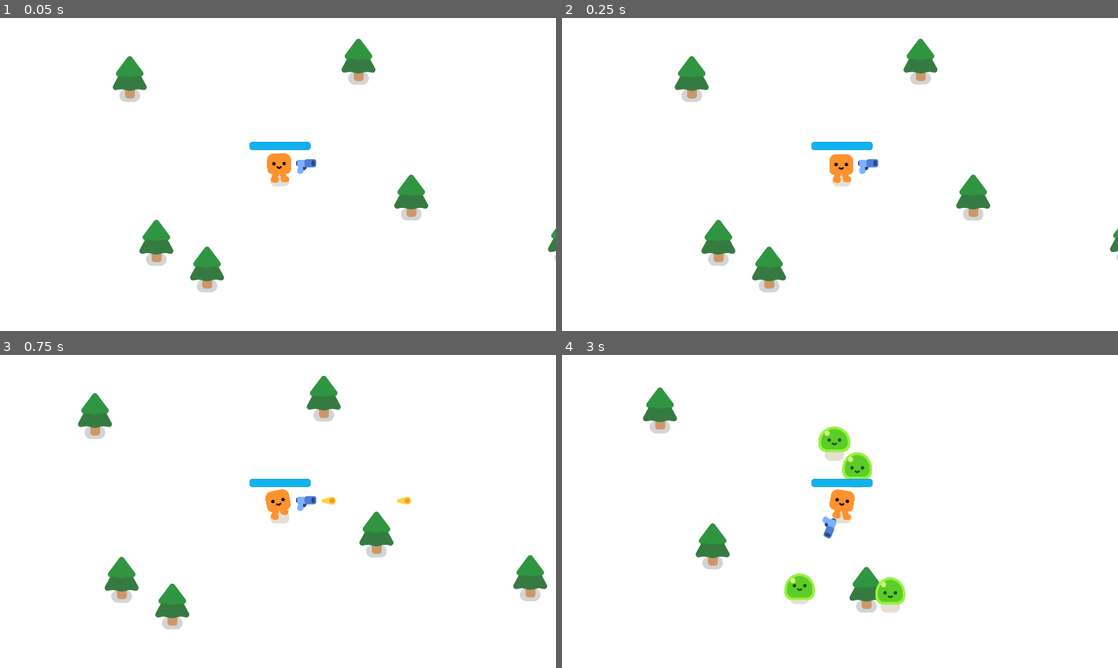
Above: before the commit, frames 1-4 (two rows, left to right).
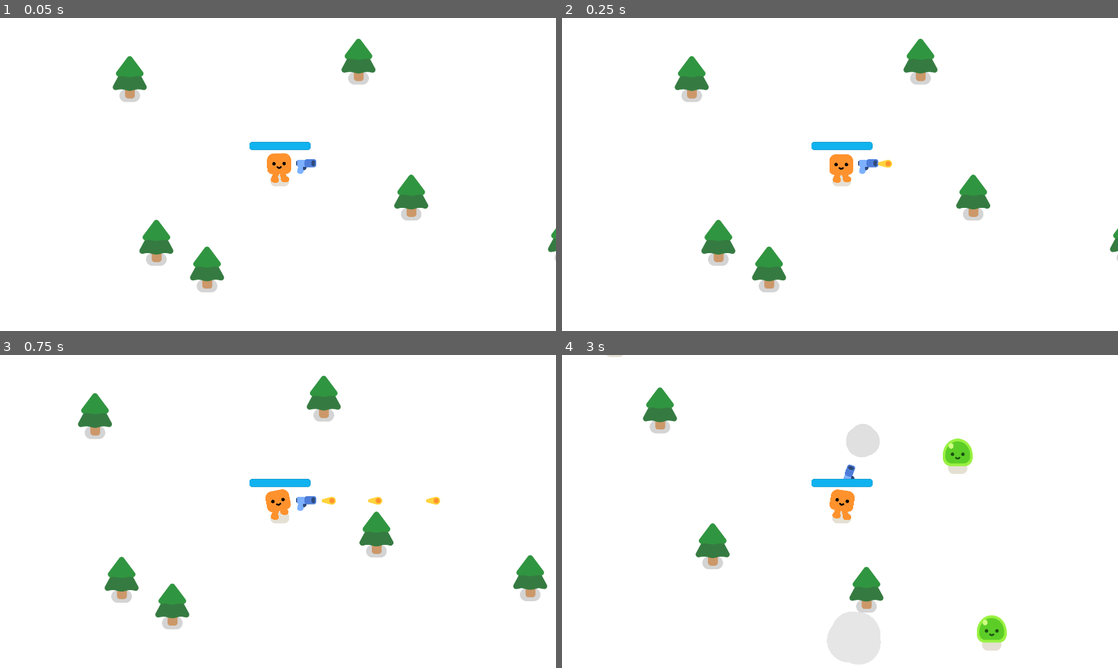
Above: after the commit, the same moments.

Repository: j-j4y/game_dev
Game: Godot game, scene res://seals_game.tscn
The game is run twice, just before and just after one commit, with the same random seed, the same clock (stepped at 60 frames per second) and the same inputs.
Inputs:
- Up to frame 1 (0.05 s): no input
- Up to frame 2 (0.25 s): no input
- Up to frame 3 (0.75 s): hold D (move_right) from 0.53 s (still down)
- Up to frame 4 (3 s): release D (move_right) at 1.28 s; hold S (move_down) 1.28-2.03 s; hold D (move_right) 2.03-2.78 s; hold W (move_up) from 2.78 s (still down)

Frame 1 is identical in both runs. In frame 2, less than 0.1% of the frame differs, in the area x 56-60%, y 45-48%; in frame 3, 0.1%; in frame 4, 4.6%, in the area x 8-80%, y 0-99%.

Commit message:
added game over screen

Diff:
--- a/2d-project-assets/gun.tscn
+++ b/2d-project-assets/gun.tscn
@@ -25,7 +25,7 @@
 position = Vector2(25, -10)
 
 [node name="Timer" type="Timer" parent="." unique_id=809885778]
-wait_time = 0.3
+wait_time = 0.2
 autostart = true
 
 [connection signal="timeout" from="Timer" to="." method="_on_timer_timeout"]
--- a/2d-project-assets/seals_game.gd
+++ b/2d-project-assets/seals_game.gd
@@ -9,3 +9,8 @@
 
 func _on_timer_timeout() -> void:
 	spawn_mob()
+
+
+func _on_player_health_depleted() -> void:
+	%"Game Over".visible = true
+	get_tree().paused = true
--- a/2d-project-assets/seals_game.tscn
+++ b/2d-project-assets/seals_game.tscn
@@ -24,6 +24,16 @@
 [node name="Player" parent="." unique_id=1078944527 instance=ExtResource("1_08gei")]
 position = Vector2(798, 577)
 
+[node name="Path2D" type="Path2D" parent="Player" unique_id=1062467254]
+position = Vector2(-798, -577)
+scale = Vector2(0.9879202, 1)
+curve = SubResource("Curve2D_auq32")
+
+[node name="PathFollow2D" type="PathFollow2D" parent="Player/Path2D" unique_id=479696648]
+unique_name_in_owner = true
+position = Vector2(-140, -216)
+rotation = 1.6218419
+
 [node name="pine tree" parent="." unique_id=1770389768 instance=ExtResource("2_dvvpt")]
 position = Vector2(378, 867)
 
@@ -42,17 +52,37 @@
 [node name="pine tree6" parent="." unique_id=997964554 instance=ExtResource("2_dvvpt")]
 position = Vector2(1258, 711)
 
-[node name="Path2D" type="Path2D" parent="." unique_id=1062467254]
-scale = Vector2(0.9879202, 1)
-curve = SubResource("Curve2D_auq32")
-
-[node name="PathFollow2D" type="PathFollow2D" parent="Path2D" unique_id=479696648]
-unique_name_in_owner = true
-position = Vector2(-140, -216)
-rotation = 1.6218419
-
 [node name="Timer" type="Timer" parent="." unique_id=922484424]
 wait_time = 0.4
 autostart = true
 
+[node name="Game Over" type="CanvasLayer" parent="." unique_id=1429009994]
+unique_name_in_owner = true
+visible = false
+
+[node name="ColorRect" type="ColorRect" parent="Game Over" unique_id=1958687208]
+anchors_preset = 15
+anchor_right = 1.0
+anchor_bottom = 1.0
+grow_horizontal = 2
+grow_vertical = 2
+color = Color(0, 0, 0, 0.64705884)
+
+[node name="Label" type="Label" parent="Game Over/ColorRect" unique_id=829545896]
+layout_mode = 1
+anchors_preset = 8
+anchor_left = 0.5
+anchor_top = 0.5
+anchor_right = 0.5
+anchor_bottom = 0.5
+offset_left = -50.5
+offset_top = -11.5
+offset_right = 50.5
+offset_bottom = 11.5
+grow_horizontal = 2
+grow_vertical = 2
+theme_override_font_sizes/font_size = 150
+text = "Game Over :("
+
+[connection signal="health_depleted" from="Player" to="." method="_on_player_health_depleted"]
 [connection signal="timeout" from="Timer" to="." method="_on_timer_timeout"]
Not shown: 1 places in 2d-project-assets/characters/slime/slime.tscn that only renumber resources
